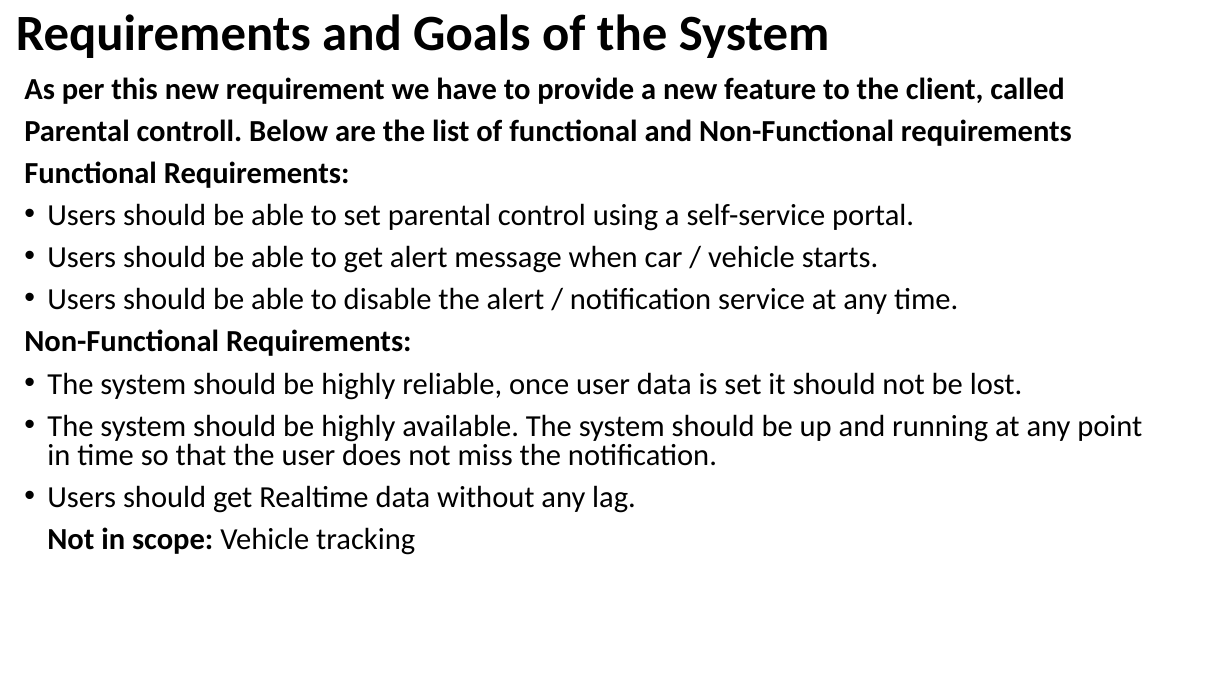
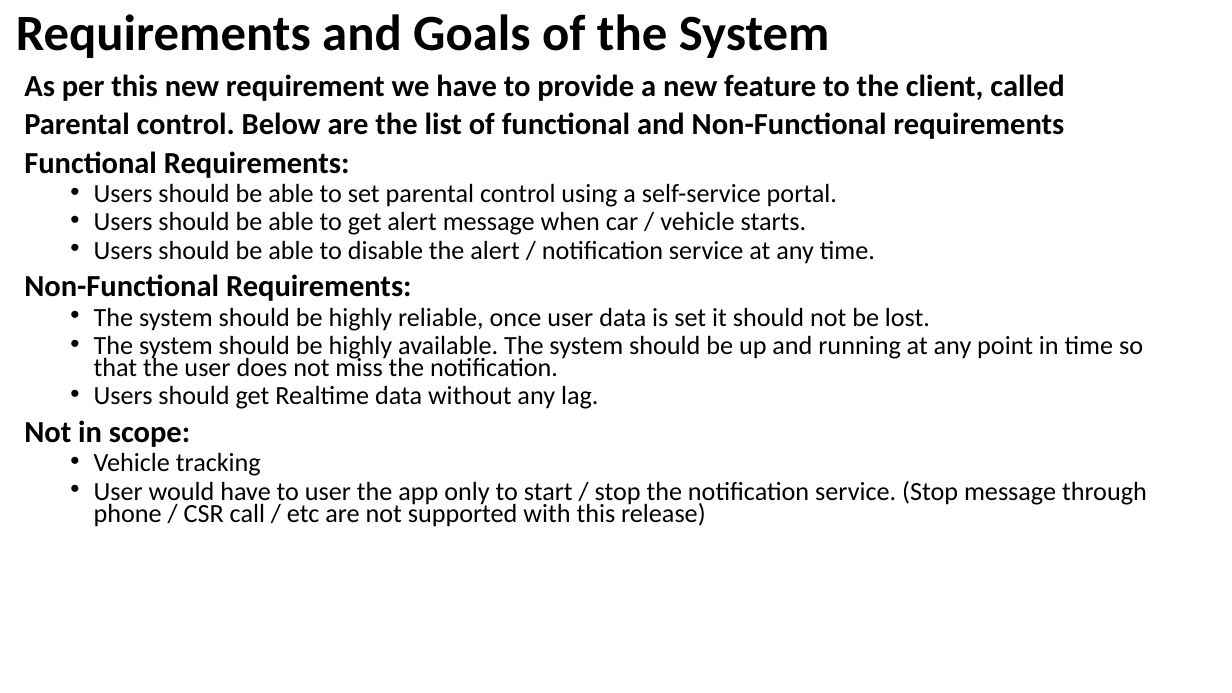
Before and after one commit to debashismohanty/crud, a slide deck: slide 3 of Presentation RMCH Unit.pptx. Drawn at 1232x693 pixels with LibreOffice and Linux fonts; fonts in the diff are those of the drawing. Boxes give left, top, right and bottom in pixels: in the first picture for what was removed or moved away, otherwise in the second. Text is boxed around its words. In the diff, an @@ line names an element or a change of style, - is before the commit and + after.

```diff
--- a/Presentation RMCH Unit.pptx
+++ b/Presentation RMCH Unit.pptx
@@ text at <box>24,74,1143,409</box>: size 23.8 to 20.4 pt in "Users should be able to set parental ...", "Users should be able to get alert ...", "Users should be able to disable the ...", "The system should be highly reliable, once ..." and 2 more places; line spacing 0.8 to 0.7; list level 1 to 2 in "Users should be able to ..."; list level 1 to 2 in "The system should be highly ..."; list level 1 to 2 in "Users should get Realtime data ..." @@
@@ text at <box>24,112,1064,139</box>: text changed @@
-Parental controll. Below are the list of functional and Non-Functional requirements
+Parental control. Below are the list of functional and Non-Functional requirements
@@ text at <box>24,420,1147,527</box>: text changed; size 23.8 to 20.4 pt @@
-Not in scope: Vehicle tracking
+Not in scope:
+  • Vehicle tracking
+  • User would have to user the app only to start / stop the notification service. (Stop message through phone / CSR call / etc are not supported with this release)
```
Also in this commit, not shown: 5 other slides changed, 1 slide added.
